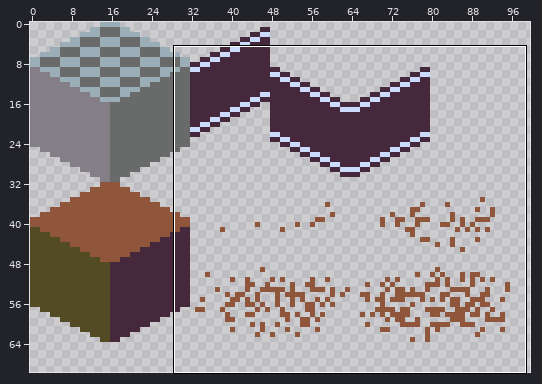
Pixel-art file, stored at ASSets/atlas.ase. The picture above shows the old version from afar; the outline marks the close-up.
Close-up. Earlier state:
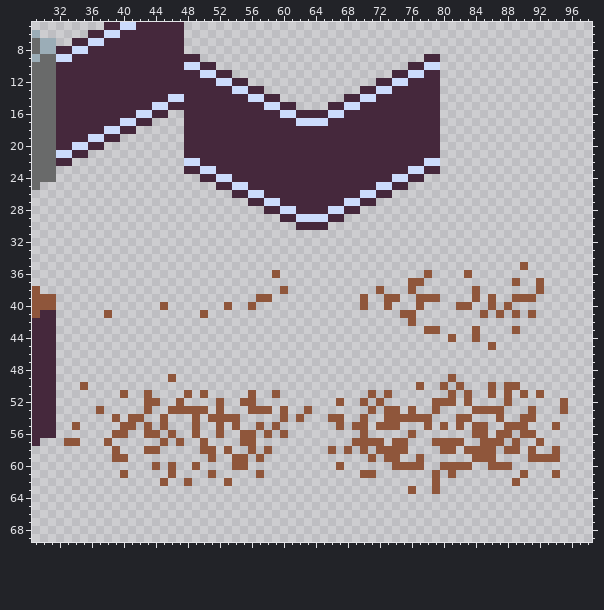
320x320 pixels, 1 frame. Shown: x 29..98, y 5..69. The wide view leaves out empty margins.
New version:
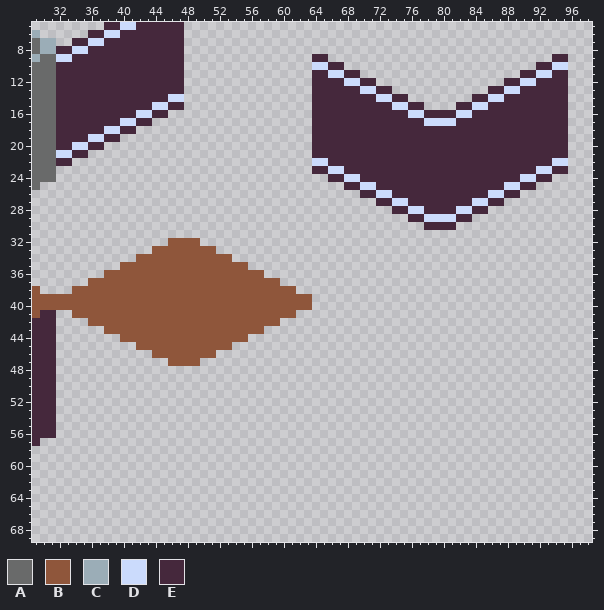
Palette (. is transparent): A #696a6a  B #8f563b  C #9badb7  D #cbdbfc  E #45283c
Change:
--- layer "Layer 1"
@@ x 29..98 @@
  8 ACCEEDDEEEEEEEEEEEE...................................................
- 9 CAADDEEEEEEEEEEEEEEEE............................EE...................
-10 AAAEEEEEEEEEEEEEEEEDDEE........................EEDD...................
-11 AAAEEEEEEEEEEEEEEEEEEDDEE....................EEDDEE...................
-12 AAAEEEEEEEEEEEEEEEEEEEEDDEE................EEDDEEEE...................
-13 AAAEEEEEEEEEEEEEEEEEEEEEEDDEE............EEDDEEEEEE...................
-14 AAAEEEEEEEEEEEEEEDDEEEEEEEEDDEE........EEDDEEEEEEEE...................
-15 AAAEEEEEEEEEEEEDDEEEEEEEEEEEEDDEE....EEDDEEEEEEEEEE...................
-16 AAAEEEEEEEEEEDDEE..EEEEEEEEEEEEDDEEEEDDEEEEEEEEEEEE...................
-17 AAAEEEEEEEEDDEE....EEEEEEEEEEEEEEDDDDEEEEEEEEEEEEEE...................
-18 AAAEEEEEEDDEE......EEEEEEEEEEEEEEEEEEEEEEEEEEEEEEEE...................
-19 AAAEEEEDDEE........EEEEEEEEEEEEEEEEEEEEEEEEEEEEEEEE...................
-20 AAAEEDDEE..........EEEEEEEEEEEEEEEEEEEEEEEEEEEEEEEE...................
-21 AAADDEE............EEEEEEEEEEEEEEEEEEEEEEEEEEEEEEEE...................
-22 AAAEE..............DDEEEEEEEEEEEEEEEEEEEEEEEEEEEEDD...................
-23 AAA................EEDDEEEEEEEEEEEEEEEEEEEEEEEEDDEE...................
-24 AAA..................EEDDEEEEEEEEEEEEEEEEEEEEDDEE.....................
-25 A......................EEDDEEEEEEEEEEEEEEEEDDEE.......................
-26 .........................EEDDEEEEEEEEEEEEDDEE.........................
-27 ...........................EEDDEEEEEEEEDDEE...........................
-28 .............................EEDDEEEEDDEE.............................
-29 ...............................EEDDDDEE...............................
-30 .................................EEEE.................................
+ 9 CAADDEEEEEEEEEEEEEE................EE............................EE...
+10 AAAEEEEEEEEEEEEEEEE................DDEE........................EEDD...
+11 AAAEEEEEEEEEEEEEEEE................EEDDEE....................EEDDEE...
+12 AAAEEEEEEEEEEEEEEEE................EEEEDDEE................EEDDEEEE...
+13 AAAEEEEEEEEEEEEEEEE................EEEEEEDDEE............EEDDEEEEEE...
+14 AAAEEEEEEEEEEEEEEDD................EEEEEEEEDDEE........EEDDEEEEEEEE...
+15 AAAEEEEEEEEEEEEDDEE................EEEEEEEEEEDDEE....EEDDEEEEEEEEEE...
+16 AAAEEEEEEEEEEDDEE..................EEEEEEEEEEEEDDEEEEDDEEEEEEEEEEEE...
+17 AAAEEEEEEEEDDEE....................EEEEEEEEEEEEEEDDDDEEEEEEEEEEEEEE...
+18 AAAEEEEEEDDEE......................EEEEEEEEEEEEEEEEEEEEEEEEEEEEEEEE...
+19 AAAEEEEDDEE........................EEEEEEEEEEEEEEEEEEEEEEEEEEEEEEEE...
+20 AAAEEDDEE..........................EEEEEEEEEEEEEEEEEEEEEEEEEEEEEEEE...
+21 AAADDEE............................EEEEEEEEEEEEEEEEEEEEEEEEEEEEEEEE...
+22 AAAEE..............................DDEEEEEEEEEEEEEEEEEEEEEEEEEEEEDD...
+23 AAA................................EEDDEEEEEEEEEEEEEEEEEEEEEEEEDDEE...
+24 AAA..................................EEDDEEEEEEEEEEEEEEEEEEEEDDEE.....
+25 A......................................EEDDEEEEEEEEEEEEEEEEDDEE.......
+26 .........................................EEDDEEEEEEEEEEEEDDEE.........
+27 ...........................................EEDDEEEEEEEEDDEE...........
+28 .............................................EEDDEEEEDDEE.............
+29 ...............................................EEDDDDEE...............
+30 .................................................EEEE.................
 31 ......................................................................
-32 ......................................................................
-33 ......................................................................
-34 ......................................................................
-35 .............................................................B........
-36 ..............................B..................B....B...............
-37 ...............................................BB...........B..B......
-38 B..............................B...........B...B.......B.......B......
-39 BBB.........................BB...........B..BB..BBB....B.B..BBB.......
-40 BBB.............B.......B..B.............B..B...B....BB..B.B..........
-41 BEE......B...........B........................BB........B.B.B.B.......
-42 EEE............................................B......................
-43 EEE..............................................BB....B....B.........
-44 EEE.................................................B..B..............
-45 EEE......................................................B............
-46 EEE...................................................................
-47 EEE...................................................................
+32 .................BBBB.................................................
+33 ...............BBBBBBBB...............................................
+34 .............BBBBBBBBBBBB.............................................
+35 ...........BBBBBBBBBBBBBBBB...........................................
+36 .........BBBBBBBBBBBBBBBBBBBB.........................................
+37 .......BBBBBBBBBBBBBBBBBBBBBBBB.......................................
+38 B....BBBBBBBBBBBBBBBBBBBBBBBBBBBB.....................................
+39 BBBBBBBBBBBBBBBBBBBBBBBBBBBBBBBBBBB...................................
+40 BBBBBBBBBBBBBBBBBBBBBBBBBBBBBBBBBBB...................................
+41 BEE..BBBBBBBBBBBBBBBBBBBBBBBBBBBB.....................................
+42 EEE....BBBBBBBBBBBBBBBBBBBBBBBB.......................................
+43 EEE......BBBBBBBBBBBBBBBBBBBB.........................................
+44 EEE........BBBBBBBBBBBBBBBB...........................................
+45 EEE..........BBBBBBBBBBBB.............................................
+46 EEE............BBBBBBBB...............................................
+47 EEE..............BBBB.................................................
 48 EEE...................................................................
-49 EEE..............B..................................B.................
-50 EEE...B.........................................B..B.B...B.BB.........
-51 EEE........B..B....B.B.....B..B...........B.B.......B.B..B.B.B.B......
-52 EEE...........BB..B....B..BB..........B..B.B......BBB.B....B......B...
-53 EEE.....B.....B..BBBBB.B...BBB.B..B.......B.BB.B..B....BBBB...B...B...
-54 EEE.......B.BB..B...B.BBBB.....B.B...BB..B..BBBBBB...BB...B..BB.......
-55 EEE..B.....BB.B.B...B..B.B..B.B.......B.BB.BBB...B.B.B.BB..BBB...B....
-56 EEE.......BB..BB.B..B..B..BB.B.B.........B.....B.......BB.BB.BB.......
-57 E...BB...B......B.B..B....BB............BBBB.BB...BBBB..BBB.B..B......
-58 ..........B...BB.....BB.B..B.B.......B.B.B.BBBB....BB.BBBB.BB.B..B....
-59 ..........BB..........B..BB.B.............B.BB..B......BBB....BBBB....
-60 ...............B.B..B....BB...........B......BBBB..BBBB..BBB..........
-61 ...........B.....B....B.....B............BB.......B.B........B...B....
-62 ................B..B....B.........................B.........B.........
-63 ...............................................B..B...................
+49 EEE...................................................................
+50 EEE...................................................................
+51 EEE...................................................................
+52 EEE...................................................................
+53 EEE...................................................................
+54 EEE...................................................................
+55 EEE...................................................................
+56 EEE...................................................................
+57 E.....................................................................
+58 ......................................................................
+59 ......................................................................
+60 ......................................................................
+61 ......................................................................
+62 ......................................................................
+63 ......................................................................
 64 ......................................................................
